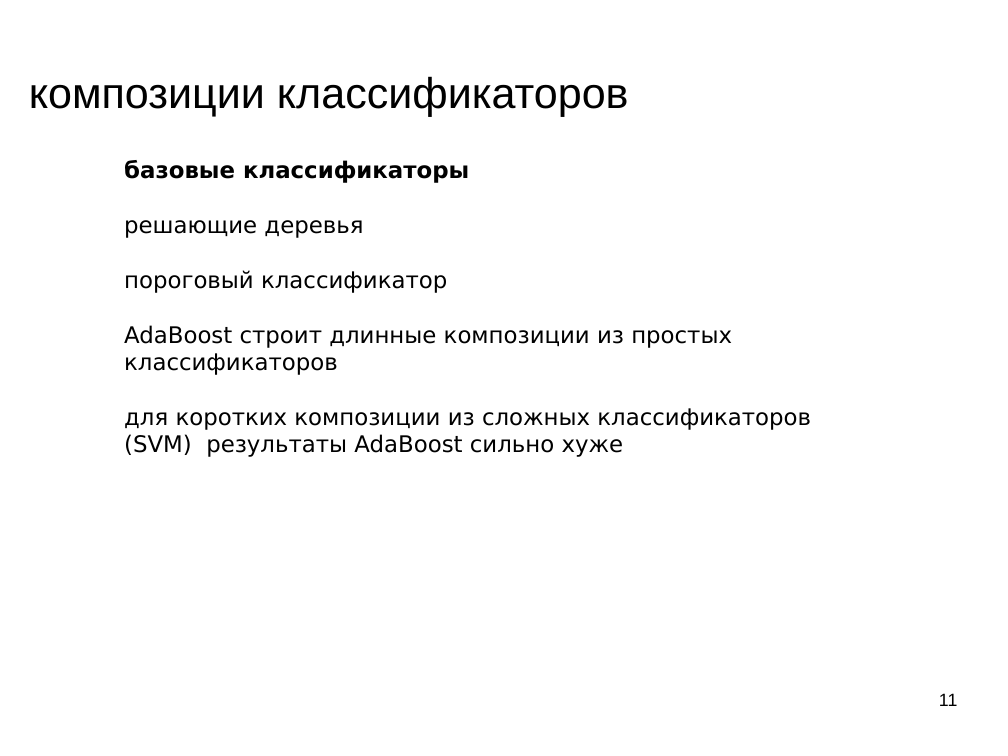
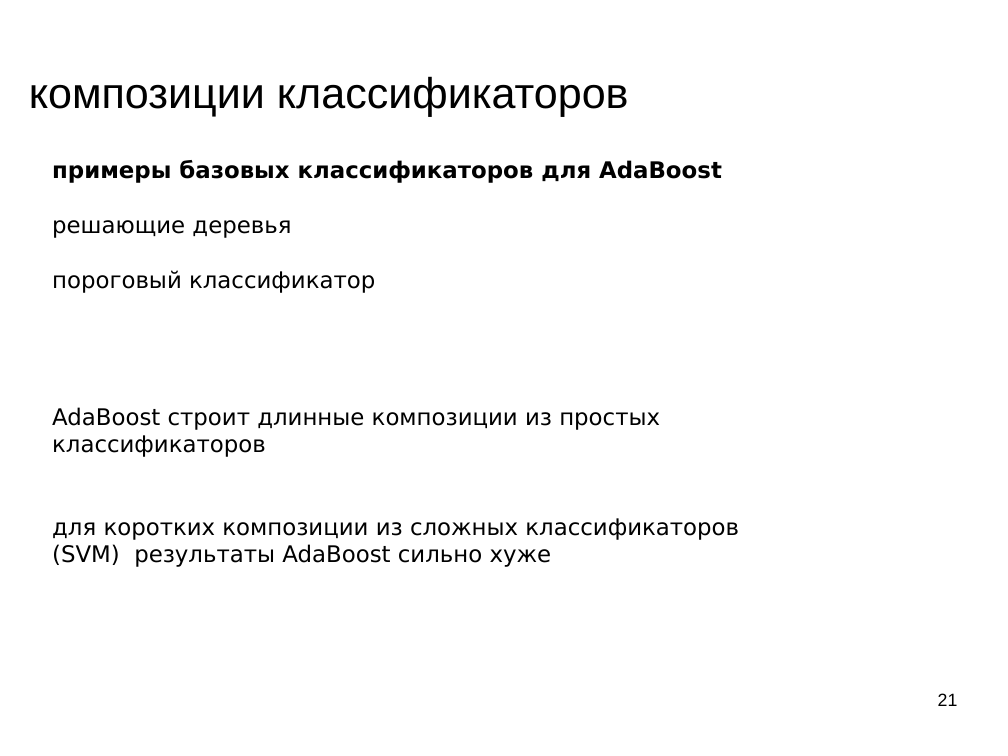
Before and after one commit to mechanoid5/ml_lectorium_legacy, a slide deck: slide 21 of 11-boost.odp (slide 11 before the commit). Drawn at 1008x756 pixels with LibreOffice and Linux fonts; fonts in the diff are those of the drawing; background and template pictures are left out. Boxes give left, top, right and bottom in pixels: in the first picture for what was removed or moved away, otherwise in the second. Text is boxed around its words. In the diff, an @@ line names an element or a change of style, - is before the commit and + after.

```diff
--- a/11-boost.odp
+++ b/11-boost.odp
@@ text "примеры базовых классификаторов для AdaBoost": place and size @@
-text "примеры базовых классификаторов для AdaBoost" at <box>124,160,811,457</box>
+text "примеры базовых классификаторов для AdaBoost" at <box>52,160,739,567</box>
@@ text at <box>52,160,722,183</box>: text changed @@
-базовые классификаторы
+примеры базовых классификаторов для AdaBoost
@@ page number at <box>938,693,958,706</box>: text changed @@
-11
+21
```
Also in this commit, not shown: 10 other slides changed, 13 slides added, 1 other file.
